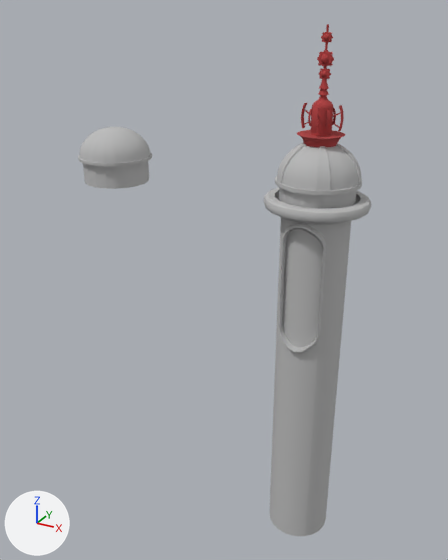
Before and after pictures for a commit that changed the OBJ model Ratchet and Clank Scene/Assets/3D mODELS/Fancy Dome Fancy Spire.obj.
Both versions are drawn from a camera (50 mm lens) standing at (5.5, -15.07, 4.29) and looking at (-2.93, 0.25, -3.37). Arrows for +X, +Y and +Z are at lower left; the lights stay in place. Where no turn or scale is listed for an object, it has been applied to the vertices. Vertices at the same position are counted once.

Names of what the first picture shows: 'Fancy Dome Fancy Spire'.
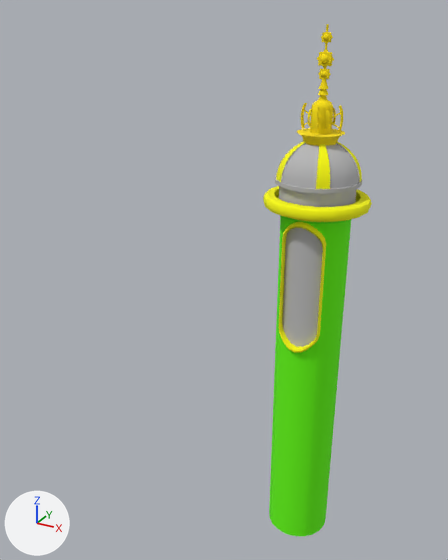
The newer file is also rescaled (x0.996), turned or shifted as a whole; pictures and numbers use the older file's frame.

Where the change shows, as pixel boxes (x1, y1, x2, y2) in the pictures (448 x 560 px; the box of a moved part takes in the faces that stretch with it):
```json
{"object": "Fancy Dome Fancy Spire", "change": "reshaped", "before": [78, 24, 372, 536], "after": [263, 24, 372, 536], "on screen": "63% narrower"}
{"part": 1, "of": "me_fancy_dome_fancy_spire", "change": "deleted", "before": [78, 127, 152, 189]}
{"part": 2, "of": "me_fancy_dome_fancy_spire", "change": "moved or reshaped", "before": [275, 32, 361, 350], "after": [265, 32, 362, 350]}
{"part": 3, "of": "me_fancy_dome_fancy_spire", "change": "recoloured", "before": [273, 222, 351, 536], "after": [273, 222, 351, 536], "on screen": "grey to green"}
{"part": 4, "of": "me_fancy_dome_fancy_spire", "change": "recoloured", "before": [264, 153, 372, 353], "after": [263, 151, 372, 353], "on screen": "grey to yellow"}
{"part": 5, "of": "me_fancy_dome_fancy_spire", "change": "recoloured", "before": [301, 24, 343, 143], "after": [301, 24, 343, 143], "on screen": "red to yellow"}
```

The change, as JSON lines over the scene's bpy script:
```json
{"op": "add", "block": "mat_lambert3sg", "code": ["mat_lambert3sg = principled_material('lambert3SG')", "mat_lambert3sg.base_color = (1.0, 1.0, 0.0)  # yellow #ffff00", "mat_lambert3sg.roughness = 1.0"]}
{"op": "add", "block": "mat_lambert7sg", "code": ["mat_lambert7sg = principled_material('lambert7SG')", "mat_lambert7sg.base_color = (0.13, 1.0, 0.0)  # green #65ff00", "mat_lambert7sg.roughness = 1.0"]}
{"op": "add", "block": "mat_lambert10sg", "code": ["mat_lambert10sg = principled_material('lambert10SG')", "mat_lambert10sg.base_color = (1.0, 0.78, 0.0)  # yellow #ffe500", "mat_lambert10sg.roughness = 1.0"]}
{"block": "me_fancy_dome_fancy_spire", "where": "# used by ob_fancy_dome_fancy_spire; location = (0.0, 0.0, 0.0)"}
{"op": "remove", "block": "me_fancy_dome_fancy_spire", "code": "me_fancy_dome_fancy_spire.from_pydata(...)  # 4769 vertices, 4650 faces; spans x -7.7..1.4, y -1.3..1.3, z -11.2..3.9"}
{"op": "add", "block": "me_fancy_dome_fancy_spire", "code": "me_fancy_dome_fancy_spire.from_pydata(...)  # 4344 vertices, 4206 faces; spans x -1.4..1.4, y -1.4..1.3, z -11.2..3.9"}
{"block": "me_fancy_dome_fancy_spire", "change": "me_fancy_dome_fancy_spire part 1: the loose piece of 421 vertices spanning x -7.7..-5.5, y -1.1..1.1, z -0.6..1.0 is deleted"}
{"block": "me_fancy_dome_fancy_spire", "change": "me_fancy_dome_fancy_spire part 2: 332 vertices moved within x -1.0..1.0, y -1.0..1.2, z -4.3..3.7; 399 vertices removed from x -1.3..1.3, y -1.3..1.2, z -4.3..3.7; 395 vertices added at x -1.3..1.3, y -1.3..1.2, z -4.3..3.7"}
{"block": "me_fancy_dome_fancy_spire", "change": "me_fancy_dome_fancy_spire part 3: 204 faces spanning x -0.9..0.9, y -1.0..0.9, z -11.2..-0.7 switch from mat_initialshadinggroup (grey #bcbcbc) to mat_lambert7sg (green #65ff00)"}
{"block": "me_fancy_dome_fancy_spire", "change": "me_fancy_dome_fancy_spire part 4: 166 faces spanning x -1.4..1.4, y -1.4..1.3, z -4.5..1.0 switch from mat_initialshadinggroup (grey #bcbcbc) to mat_lambert3sg (yellow #ffff00)"}
{"block": "me_fancy_dome_fancy_spire", "change": "me_fancy_dome_fancy_spire part 5: 1033 faces spanning x -0.6..0.6, y -0.6..0.6, z 1.2..3.9 switch from mat_gear_outcrop_lambert2sg (red #b13f3f) to mat_lambert10sg (yellow #ffe500)"}
```
